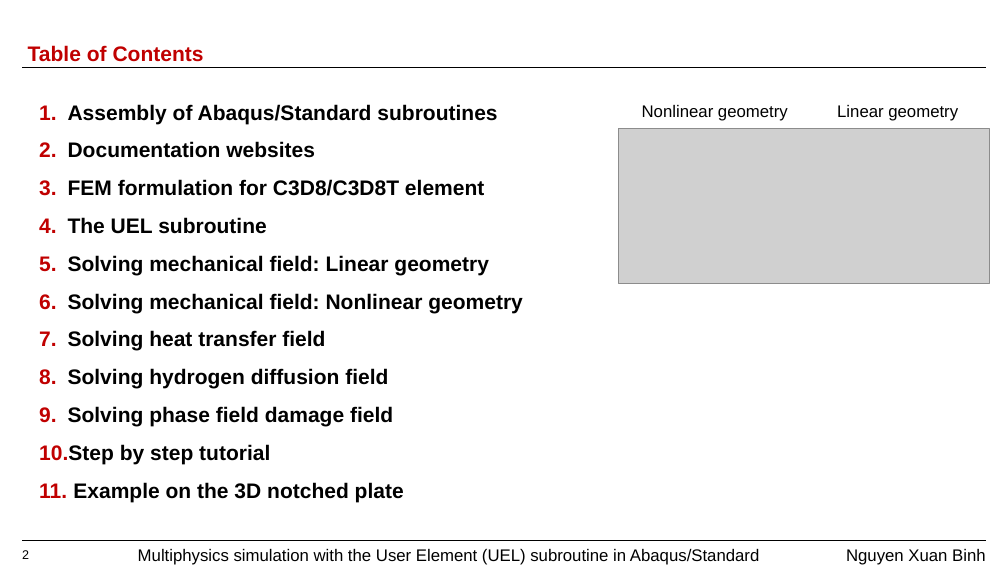
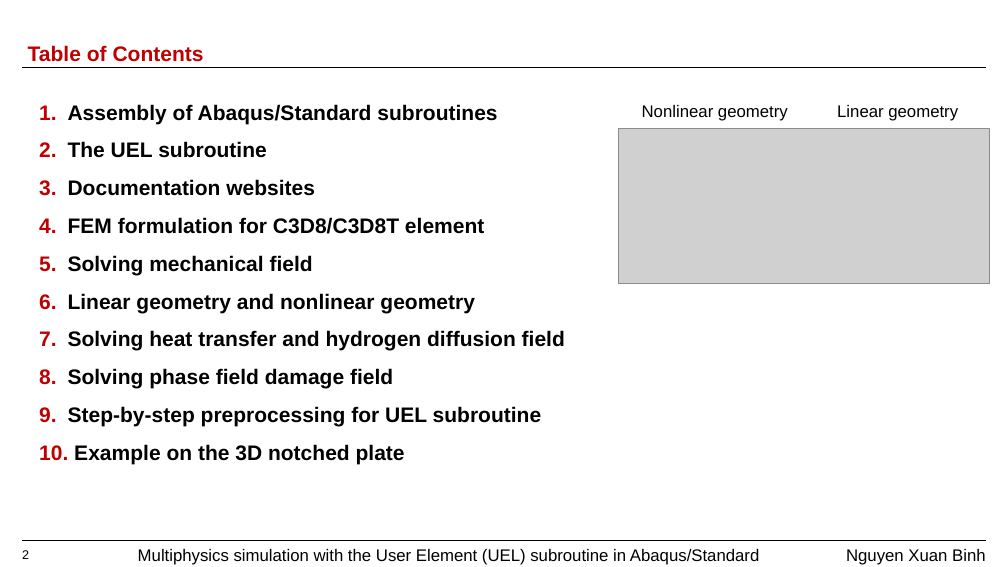
Before and after one commit to SpringNuance/Abaqus-UEL-Multiphysics, a slide deck: slide 2 of Progress meetings/User Element Multiphysics.pptx. Drawn at 1008x567 pixels with LibreOffice and Linux fonts; fonts in the diff are those of the drawing; grey boxes stand for pictures; background and template pictures are left out. Boxes give left, top, right and bottom in pixels: in the first picture for what was removed or moved away, otherwise in the second. Text is boxed around its words. In the diff, an @@ line names an element or a change of style, - is before the commit and + after.

```diff
--- a/Progress meetings/User Element Multiphysics.pptx
+++ b/Progress meetings/User Element Multiphysics.pptx
@@ text at [68,141,267,158]: paragraph added @@
+2. The UEL subroutine
@@ text at [68,255,565,351]: text changed @@
-4. The UEL subroutine
-5. Solving mechanical field: Linear geometry
-6. Solving mechanical field: Nonlinear geometry
-7. Solving heat transfer field
-8. Solving hydrogen diffusion field
+5. Solving mechanical field
+6. Linear geometry and nonlinear geometry
+7. Solving heat transfer and hydrogen diffusion field
@@ text at [68,406,542,427]: text changed @@
-10. Step by step tutorial
+9. Step-by-step preprocessing for UEL subroutine
```
Also in this commit, not shown: 4 other slides changed, 37 slides added, 13 other files.
